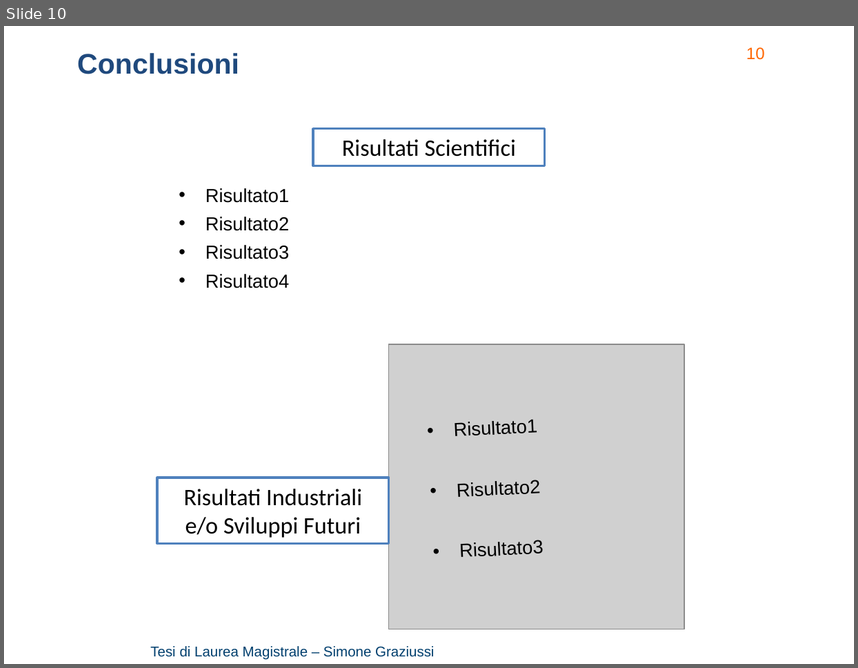
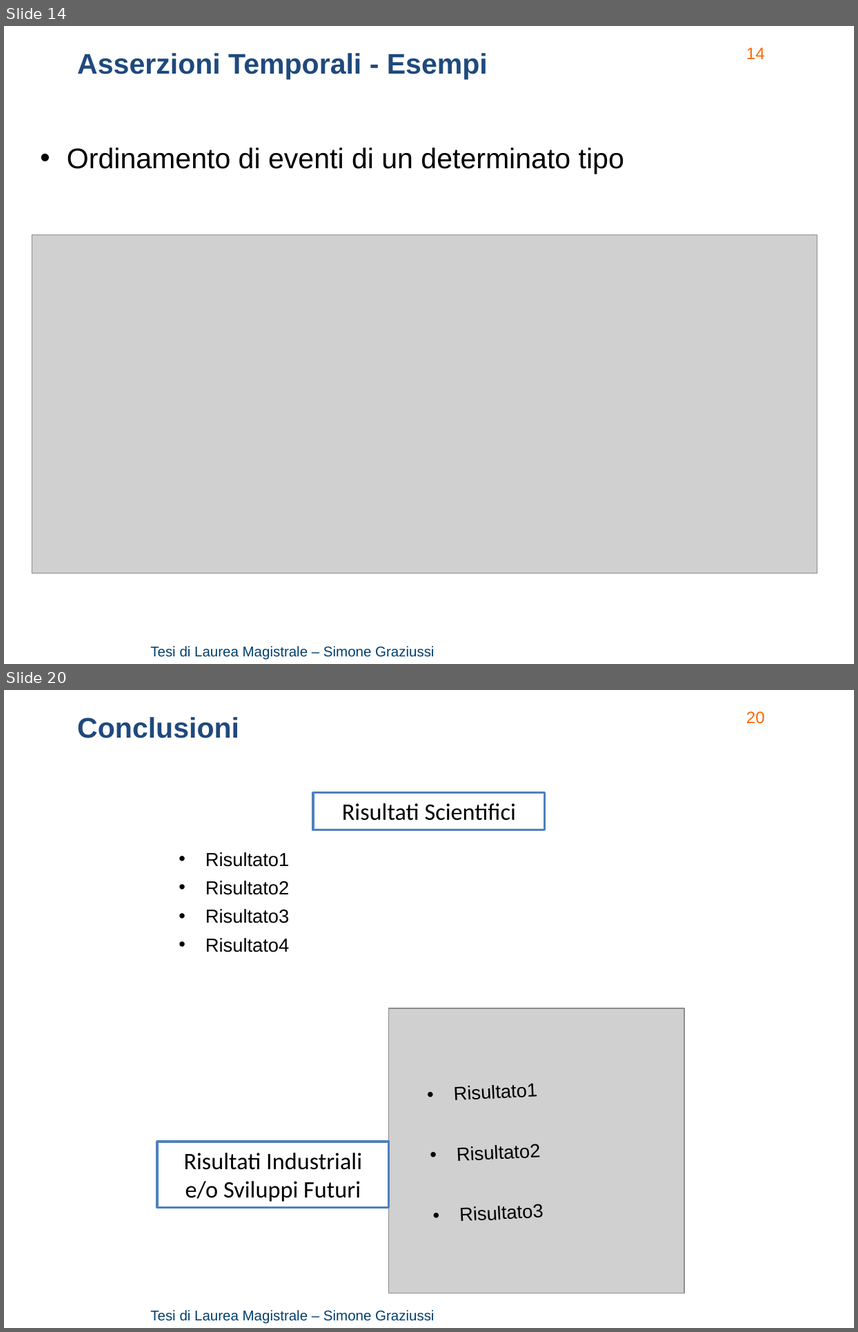
Before and after one commit to Simone3/Thesis, a slide deck: Presentation/Presentation.pptx. Shown one above the other, each under a label of ours: slide 10 before the commit, slides 14 and 20 after it; the slides between them are not shown. The pictures are 858x668 and 858x1332 pixels, drawn with LibreOffice and Linux fonts; fonts in the diff are those of the drawing; grey boxes stand for pictures; background and template pictures are left out. Boxes give left, top, right and bottom in pixels: in the first picture for what was removed or moved away, otherwise in the second. Text is boxed around its words. In the diff, an @@ line names an element or a change of style, - is before the commit and + after.

```diff
--- a/Presentation/Presentation.pptx
+++ b/Presentation/Presentation.pptx
@@ slide 14 added at (x1=4, y1=26, x2=854, y2=664), background picture (left out); not listed: 2 template elements that a slide beside it also shows @@
@@ text added at (x1=77, y1=53, x2=488, y2=79), 24 pt, text #1F497D, bold @@
+Asserzioni Temporali - Esempi
@@ text added at (x1=67, y1=147, x2=624, y2=174), 24 pt, text #000000 @@
+• Ordinamento di eventi di un determinato tipo
@@ picture added at (x1=32, y1=235, x2=818, y2=573) @@
@@ what was slide 10 is now slide 20 @@
@@ page number at (x1=746, y1=711, x2=765, y2=724): text changed @@
-10
+20
```
Also in this commit, not shown: 9 other slides added, 1 other file.
